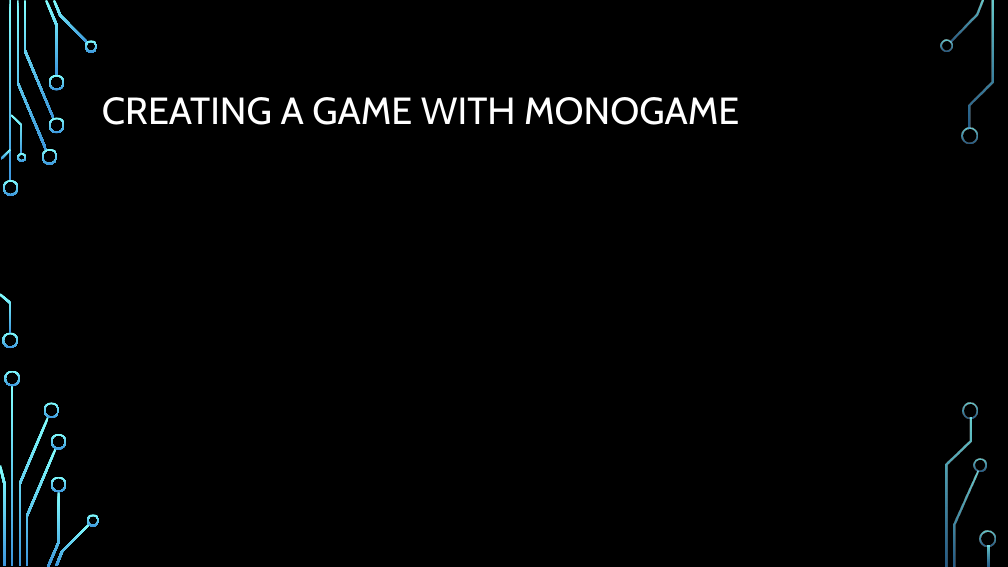
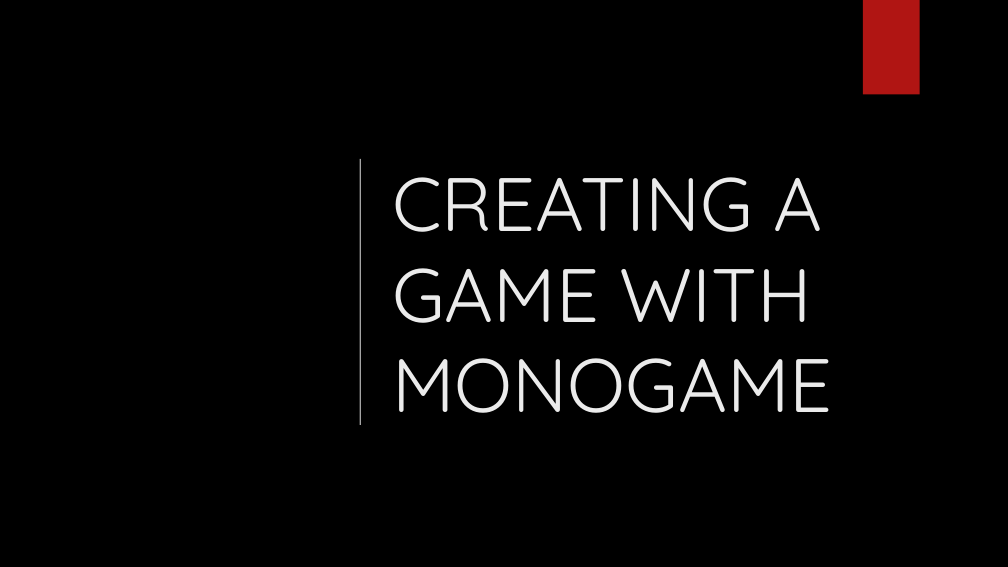
Before and after one commit to jcapellman/Presentations, a slide deck: slide 6 of MonoGame - 4.19.2019/Presentation.pptx. Drawn at 1008x567 pixels with LibreOffice and Linux fonts; fonts in the diff are those of the drawing; grey boxes stand for pictures; background and template pictures are left out. Boxes give left, top, right and bottom in pixels: in the first picture for what was removed or moved away, otherwise in the second. Text is boxed around its words. In the diff, an @@ line names an element or a change of style, - is before the commit and + after.

```diff
--- a/MonoGame - 4.19.2019/Presentation.pptx
+++ b/MonoGame - 4.19.2019/Presentation.pptx
@@ rectangle added at <box>0,0,1008,567</box>, fill #000000 @@
@@ picture added at <box>662,0,794,95</box> @@
@@ rectangle added at <box>863,0,920,95</box>, fill #B01513 @@
@@ title "CREATING A GAME WITH MONOGAME": place and size @@
-title "CREATING A GAME WITH MONOGAME" at <box>102,97,739,125</box>
+title "CREATING A GAME WITH MONOGAME" at <box>392,177,832,413</box>
@@ title "CREATING A GAME WITH MONOGAME" at <box>392,177,832,413</box>: size 36 to 72 pt, font Cabin to Quicksand, text colour #FFFFFF to #EBEBEB; line spacing 0.9 to 1 @@
@@ line added from (360, 160) to (360, 424), #EBEBEB 1.25 pt @@
@@ picture added at <box>0,221,333,567</box> @@
@@ picture added at <box>0,239,126,435</box> @@
@@ group removed at <box>0,0,996,567</box>: 33 freeform shapes, 3 rectangles @@
```
Also in this commit, not shown: 4 other slides changed, 5 slides added, 3 slides removed.
